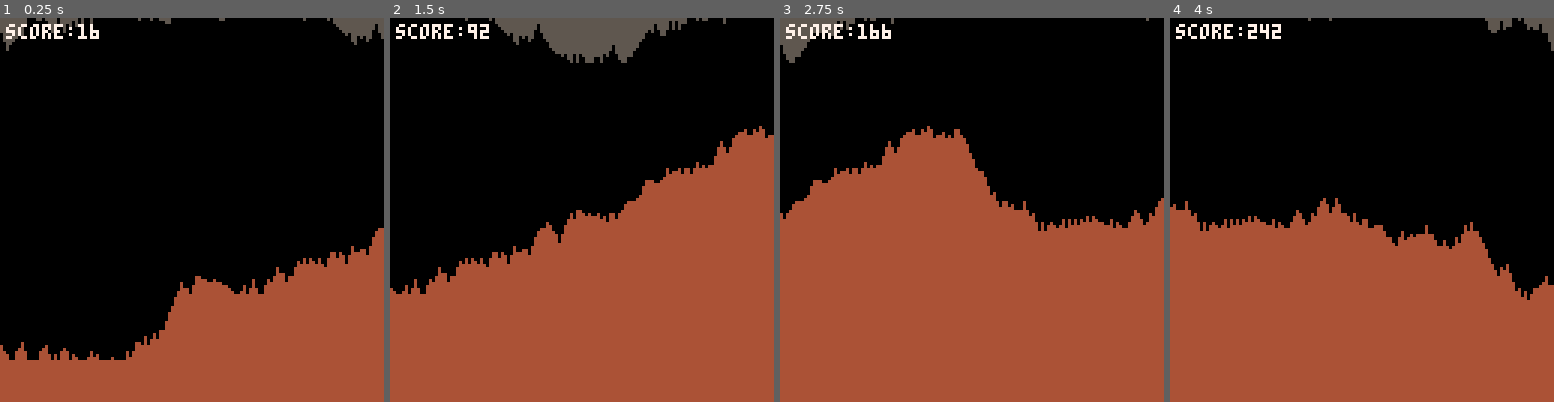
Above: before the commit, frames 1-4 (left to right).
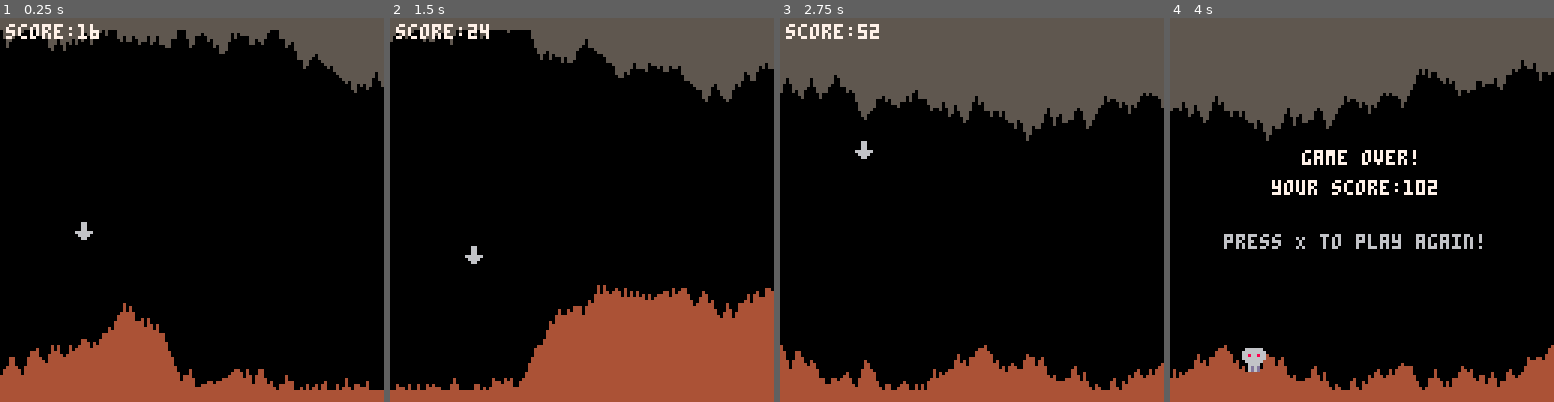
Above: after the commit, the same moments.

Repository: KyleNeubarth/CaveDiverRemix
Game: PICO-8 cartridge cavediver.p8
The game is run twice, just before and just after one commit, with the same random seed, the same clock (stepped at 60 frames per second) and the same inputs.
Inputs:
- Up to frame 1 (0.25 s): no input
- Up to frame 2 (1.5 s): tap X (X key) at 0.33, 1.07 s
- Up to frame 3 (2.75 s): tap X (X key) at 1.85 s; hold Up 2.15-2.42 s
- Up to frame 4 (4 s): tap X (X key) at 2.97 s

The runs differ from the first frame. In frame 1, 24% of the frame differs, in the area x 0-100%, y 0-97%; in frame 2, 38%; in frame 3, 70%; in frame 4, 58%.

Commit message:
revert to barebones

Diff:
--- a/cavediver.p8
+++ b/cavediver.p8
@@ -3,13 +3,14 @@
 __lua__
 --globals
 gravity = .2
-friction = .2
-game_over = false
-cave_height = 500
-tunnel_height = cave_height/2
 --end globals
 
 --core funcs
+function _init()
+    game_over = false
+    make_player()
+    make_cave()
+end
 
 function _update()
     if (not game_over) then
@@ -34,18 +35,12 @@
         print("score:"..player.score,2,2,7)
     end
 end
-function _init()
-    game_over = false
-    make_player()
-    make_cave()
-end
 --end core funcs
 
---init functions
 function make_player()
     player = {}
     player.x = 24 --pos
-    player.y = cave_height/2
+    player.y = 60
     player.dy = 0 --fall speed
     player.rise = 1 --sprites
     player.fall = 2
@@ -53,12 +48,6 @@
     player.speed = 2
     player.score = 0
 end
-function make_cave()
-    cave = {{["top"]=200,["btm"]=200}}
-    top = 200
-    btm = 200
-end
---end init functions
 
 function draw_player()
     if (game_over) then
@@ -83,6 +72,12 @@
     player.score += player.speed
 end
 
+function make_cave()
+    cave = {{["top"]=5,["btm"]=119}}
+    top = 45
+    btm = 85
+end
+
 function update_cave()
     if (#cave>player.speed) then
         for i=1,player.speed do
@@ -95,7 +90,7 @@
         local up = flr(rnd(7)-3)
         local dwn = flr(rnd(7)-3)
         col.top=mid(3,cave[#cave].top+up,top)
-        col.btm=mid(btm,cave[#cave].btm+dwn,cave_height)
+        col.btm=mid(btm,cave[#cave].btm+dwn,124)
         add(cave,col)
     end
 end
@@ -104,19 +99,18 @@
     top_color=5
     btm_color=4
     for i=1,#cave do
-        line(i-1,64-cave_height/2,i-1,64-cave_height/2+cave[i].top,top_color)
-        line(i-1,64+cave_height/2,i-1,64+cave_height/2-cave[i].btm,btm_color)
+        line(i-1,0,i-1,cave[i].top,top_color)
+        line(i-1,127,i-1,cave[i].btm,btm_color)
     end
 end
 
 function check_hit()
-    return
-    -- for i=player.x,player.x+7 do
-    --     if (cave[i+1].top>player.y or cave[i+1].btm<player.y+7) then
-    --         game_over = true
-    --         sfx(1)
-    --     end
-    -- end
+    for i=player.x,player.x+7 do
+        if (cave[i+1].top>player.y or cave[i+1].btm<player.y+7) then
+            game_over = true
+            sfx(1)
+        end
+    end
 end
 
 __gfx__
